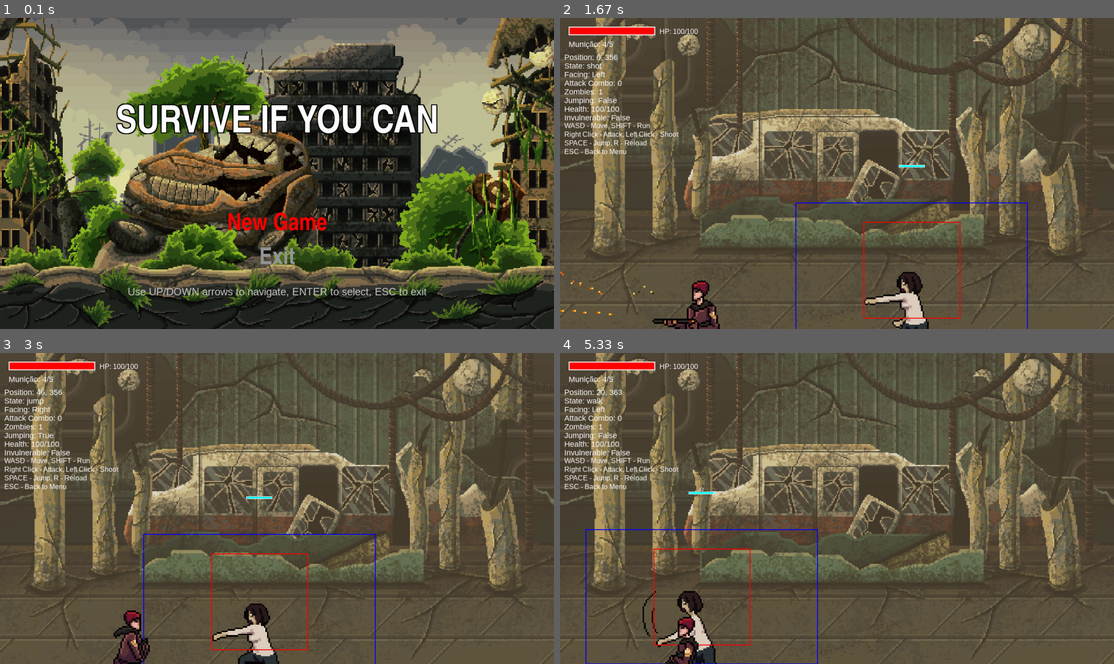
Above: before the commit, frames 1-4 (two rows, left to right).
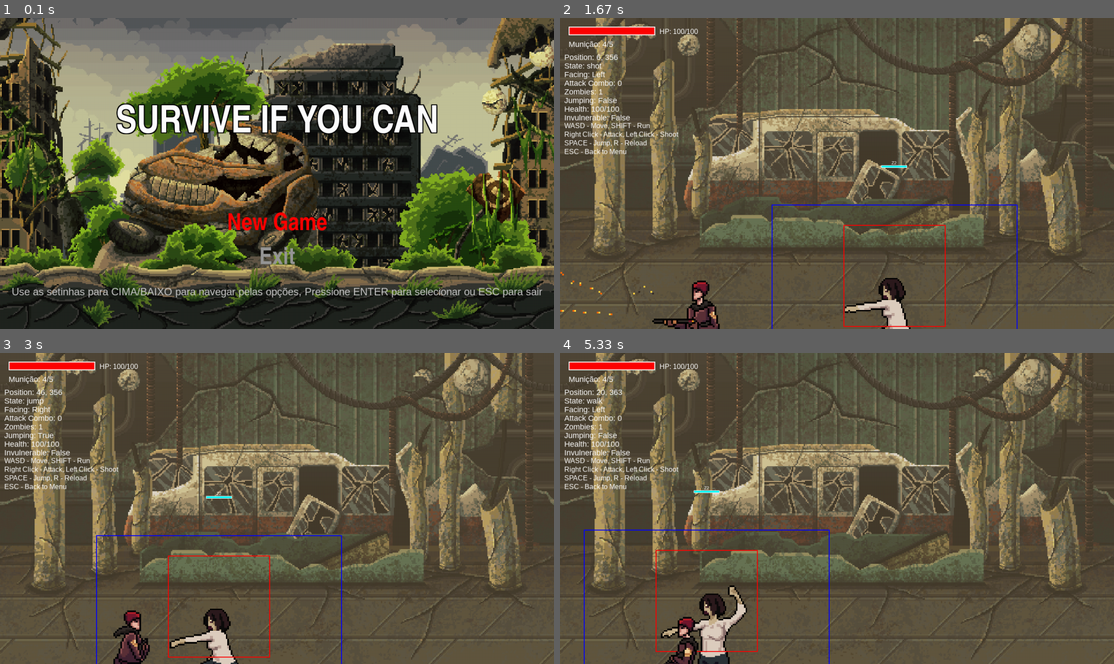
Above: after the commit, the same moments.

Repository: ViniciusH97/pygame
Game: pygame game, started from jogo6/a06/main.py
The game is run twice, just before and just after one commit, with the same random seed, the same clock (stepped at 60 frames per second) and the same inputs.
Inputs (mouse positions are in pixels of both pictures, inside the frame that each line leads up to):
- Up to frame 1 (0.1 s): no input
- Up to frame 2 (1.67 s): tap Enter at 0.33 s; hold A 0.67-1.13 s; hold Up 0.67-1.13 s; click (837, 195) at 1.22 s
- Up to frame 3 (3 s): hold Right 2-2.47 s; hold D 2-2.47 s; tap Space at 2.07, 2.37, 2.57, 2.87 s; hold Left from 2.5 s (still down); hold A from 2.5 s (still down)
- Up to frame 4 (5.33 s): release Left at 3.03 s; release A at 3.03 s; hold Down 3.07-3.37 s; hold S 3.07-3.37 s; tap Space at 3.13, 3.47, 3.77, 3.9, 4.3, 4.6, 4.97 s; hold Left 3.4-3.8 s; hold A 3.4-3.8 s; hold Up 3.83-4.2 s; hold W 3.83-4.2 s; hold Left 4.23-4.87 s; hold A 4.23-4.87 s; hold Down 4.9-5.27 s; hold S 4.9-5.27 s; hold Left from 5.3 s (still down); hold A from 5.3 s (still down)

The runs differ from the first frame. In frame 1, 1.2% of the frame differs, in the area x 2-98%, y 86-90%; in frame 2, 2.8%; in frame 3, 3.2%, in the area x 17-68%, y 44-100%; in frame 4, 3.1%.

Commit message:
troca de instruções no menu

Diff:
--- a/jogo6/a06/menu.py
+++ b/jogo6/a06/menu.py
@@ -4,7 +4,6 @@
 from background import Background
 
 def create_menu_background():
-    """Create and return menu background"""
     BASE_DIR = os.path.dirname(os.path.dirname(__file__))
     IMAGES_DIR = os.path.join(BASE_DIR, "imagens")
 
@@ -76,14 +75,14 @@
         main_title = title_font.render(title_text, True, (255, 255, 255))
         screen.blit(main_title, (window_width // 2 - main_title.get_width() // 2, title_y))
 
-        # Menu options positioned lower and with red selection color
+        # opções no menu e de cor no menu
         for i, option in enumerate(options):
             color = (255, 0, 0) if i == selected_option else (150, 150, 150)
             option_text = option_font.render(option, True, color)
             screen.blit(option_text, (window_width // 2 - option_text.get_width() // 2, 450 + i * 80))
 
         instruction_font = pygame.font.SysFont("Arial", 24)
-        instructions = "Use UP/DOWN arrows to navigate, ENTER to select, ESC to exit"
+        instructions = "Use as setinhas para CIMA/BAIXO para navegar pelas opções, Pressione ENTER para selecionar ou ESC para sair"
         inst_text = instruction_font.render(instructions, True, (200, 200, 200))
         screen.blit(inst_text, (window_width // 2 - inst_text.get_width() // 2, window_height - 100))
 
--- a/jogo6/a06/player.py
+++ b/jogo6/a06/player.py
@@ -193,18 +193,18 @@
                     self.is_reloading = False
                     print(f"Recarga completa! Munição: {self.current_ammo}/{self.max_ammo}")
                 elif self.current_state == "hurt":
-                    # Após animação de dano, voltar ao estado apropriado
+                    # Após animação de dano, voltar ao estado de idle
                     pass  # Continuará para o estado idle abaixo
                 self.current_state = "idle"
                 self.animation_complete = True
                 self.animation_timer = 0
 
-        # Handle jumping physics
+        # física do pulo do player
         if self.is_jumping:
             self.jump_velocity += self.gravity * dt / 1000
             self.world_y += self.jump_velocity * dt / 1000
 
-            # Land when back to ground level
+            # após o pulo ser realizado o personagem volta para a mesma posição
             if self.world_y >= self.jump_start_y:
                 self.world_y = self.jump_start_y
                 self.is_jumping = False
@@ -345,7 +345,6 @@
         screen.blit(text_surface, (ammo_x, ammo_y))
 
     def draw_screen_flash(self, screen):
-        """Draw screen flash effect when player takes damage"""
         if self.screen_flash_timer > 0:
             # Create a red overlay that covers the entire screen
             window_width = screen.get_width()
--- a/jogo6/a06/zombie.py
+++ b/jogo6/a06/zombie.py
@@ -6,8 +6,8 @@
     def __init__(self, x, y, zombie_type="Zombie_1"):
         self.world_x = x
         self.world_y = y
-        self.scale = 3.5
-        self.speed = 200
+        self.scale = 3.7
+        self.speed = 300
         self.max_health = 100
         self.health = self.max_health
         self.facing_right = False
@@ -28,9 +28,9 @@
         melee_hitbox_height = int(128 * self.scale * 0.5)
         self.melee_rect = pygame.Rect(x, y, melee_hitbox_width, melee_hitbox_height)
 
-        # Hitbox maior para ataques à distância (ranged/shot) - aumentada para melhor jogabilidade
-        ranged_hitbox_width = int(128 * self.scale * 1.2)  # Aumentado de 0.4 para 0.6
-        ranged_hitbox_height = int(128 * self.scale * 0.7)  # Aumentado de 0.5 para 0.7
+        # Hitbox maior para ataques à distância (ranged/shot)
+        ranged_hitbox_width = int(128 * self.scale * 1.2)
+        ranged_hitbox_height = int(128 * self.scale * 0.7)
         self.ranged_rect = pygame.Rect(x, y, ranged_hitbox_width, ranged_hitbox_height)
 
         # Manter rect principal para compatibilidade (usar o melee como padrão)
@@ -51,6 +51,8 @@
                     "hurt": AnimatedSprite(os.path.join(zombie_dir, "Hurt.png"), 128, 128, 4, 150),
                     "dead": AnimatedSprite(os.path.join(zombie_dir, "Dead.png"), 128, 128, 5, 200),
                 }
+
+
             elif zombie_type == "Zombie_2":
                 self.animations = {
                     "idle": AnimatedSprite(os.path.join(zombie_dir, "Idle.png"), 128, 128, 6, 300),
@@ -60,9 +62,9 @@
                     "dead": AnimatedSprite(os.path.join(zombie_dir, "Dead.png"), 128, 128, 5, 200),
                 }
 
-                self.speed = 160  # Ligeiramente mais lento que Zombie_1
-                self.attack_damage = 25  # Mais dano que Zombie_1
-                self.max_health = 120  # Mais vida que Zombie_1
+                self.speed = 200 # velocidade zombie 2
+                self.attack_damage = 25 # dano do zumbie 2
+                self.max_health = 130
                 self.health = self.max_health
 
         except Exception as e:
@@ -239,7 +241,7 @@
         if self.is_dead or self.health <= 0:
             return
 
-        # Health bar position
+        # posição da barrsa de vida
         bar_width = 60
         bar_height = 6
         bar_x = self.world_x - camera_x + (int(128 * self.scale) - bar_width) // 2
--- a/jogo6/a06/zombie_spawner.py
+++ b/jogo6/a06/zombie_spawner.py
@@ -7,17 +7,16 @@
         self.zombies = []
         self.spawn_points = []
         self.last_spawn_x = 0
-        self.spawn_distance = 800  # Distance between spawn points
+        self.spawn_distance = 800  # Distancia do spawn dos zombis
         self.zombie_types = ["Zombie_1", "Zombie_2"]  # Tipos disponíveis de zumbis
 
     def update(self, player, dt):
-        # Check if we need to spawn more zombies
+        # verifica se precisa de mais zumbis
         player_progress = player.world_x
 
         # Create spawn points ahead of player
         while self.last_spawn_x < player_progress + 2000:  # Keep spawns 2000 units ahead
             self.last_spawn_x += self.spawn_distance
-            # Random Y position within bounds - same as player limits
             spawn_y = 328 + (500 - 328) * (hash(self.last_spawn_x) % 100) / 100
             self.spawn_points.append((self.last_spawn_x, spawn_y))
 
@@ -61,17 +60,17 @@
                 zombie.draw_health_bar(screen, camera_x)
 
     def check_player_attacks(self, player):
-        """Check if player attacks hit any zombies"""
         is_attacking = False
         attack_range = 120
         attack_width = 80
         attack_height = 100
         attack_type = ""
 
-        if player.current_state in ["attack_1", "attack_2"] and player.animation_timer < 1000:  # Janela maior para melee
+        if player.current_state in ["attack_1", "attack_2"] and player.animation_timer < 1000:
             is_attacking = True
             attack_type = player.current_state
-            # Adjust range for melee attacks
+
+            # ajuste do ataque 2 (coronhada)
             if player.current_state == "attack_2":  # Coronhada
                 attack_range = 90
                 attack_width = 80
